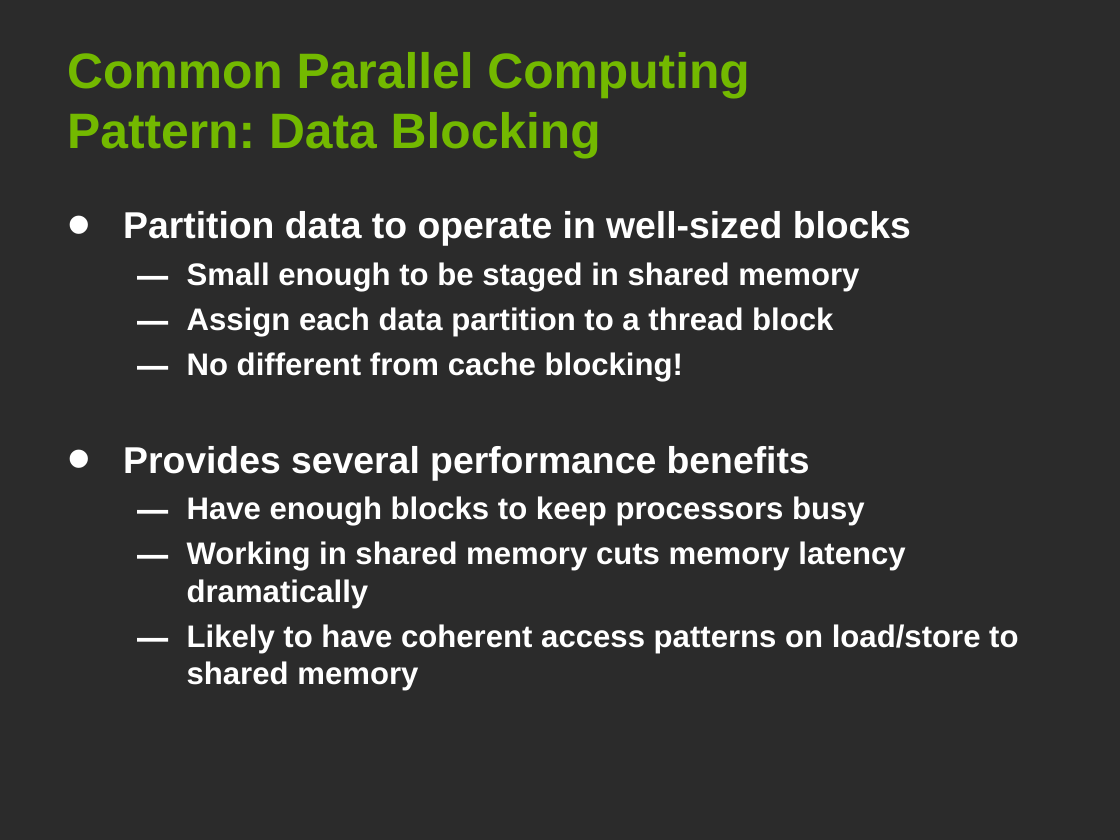
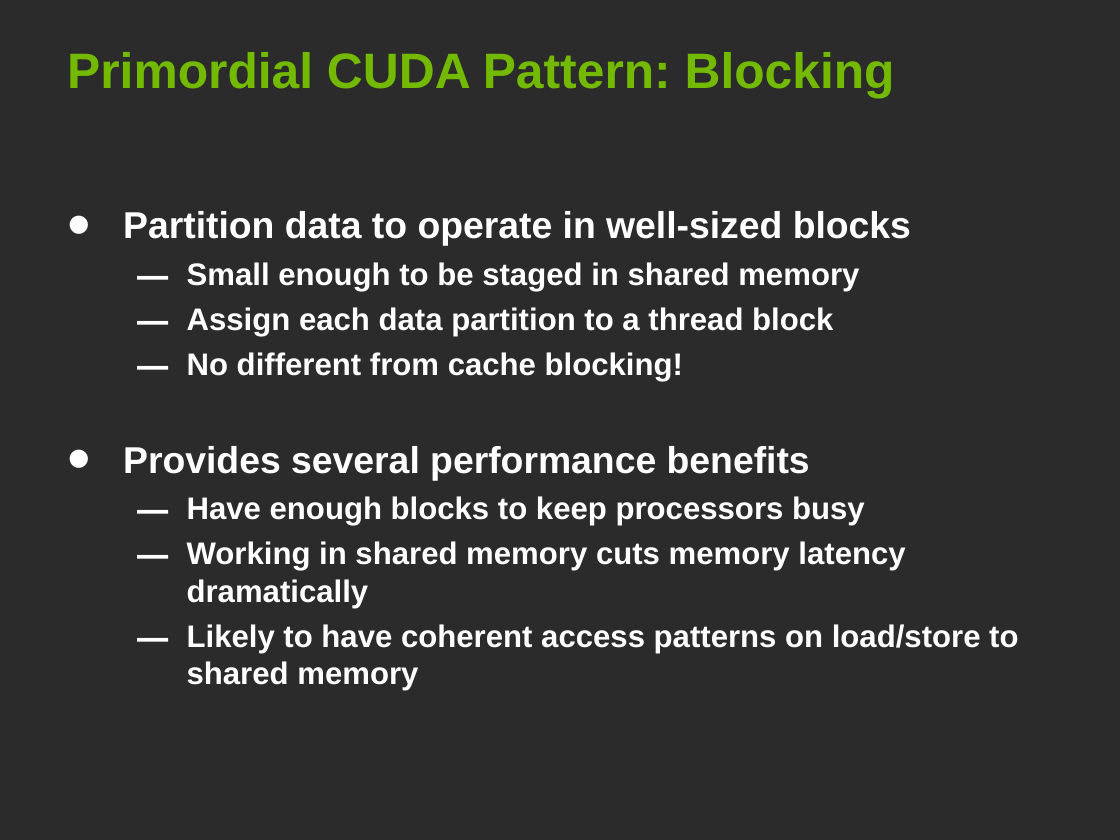
Before and after one commit to jaredhoberock/stanford-cs193g-sp2010, a slide deck: slide 3 of lectures/lecture_6/parallel_patterns_1.ppt (slide 2 before the commit). Drawn at 1120x840 pixels with LibreOffice and Linux fonts; fonts in the diff are those of the drawing; background and template pictures are left out; a plain dark background stands for a picture behind light text. Boxes give left, top, right and bottom in pixels: in the first picture for what was removed or moved away, otherwise in the second. Text is boxed around its words. In the diff, an @@ line names an element or a change of style, - is before the commit and + after.

```diff
--- a/lectures/lecture_6/parallel_patterns_1.ppt
+++ b/lectures/lecture_6/parallel_patterns_1.ppt
@@ title at [67,52,895,99]: text changed @@
-Common Parallel Computing Pattern: Data Blocking
+Primordial CUDA Pattern: Blocking
```
Also in this commit, not shown: 8 other slides changed, 2 slides added.
